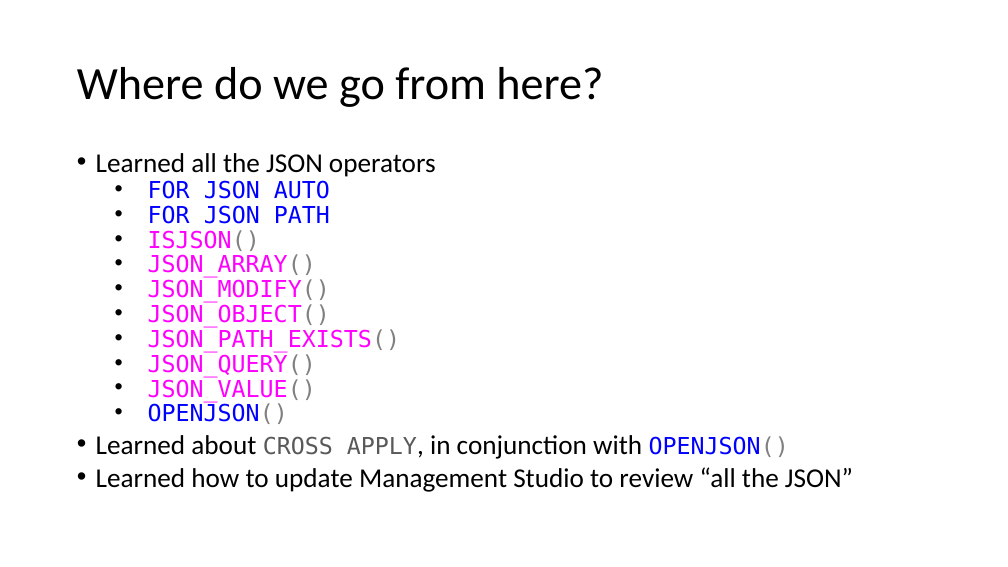
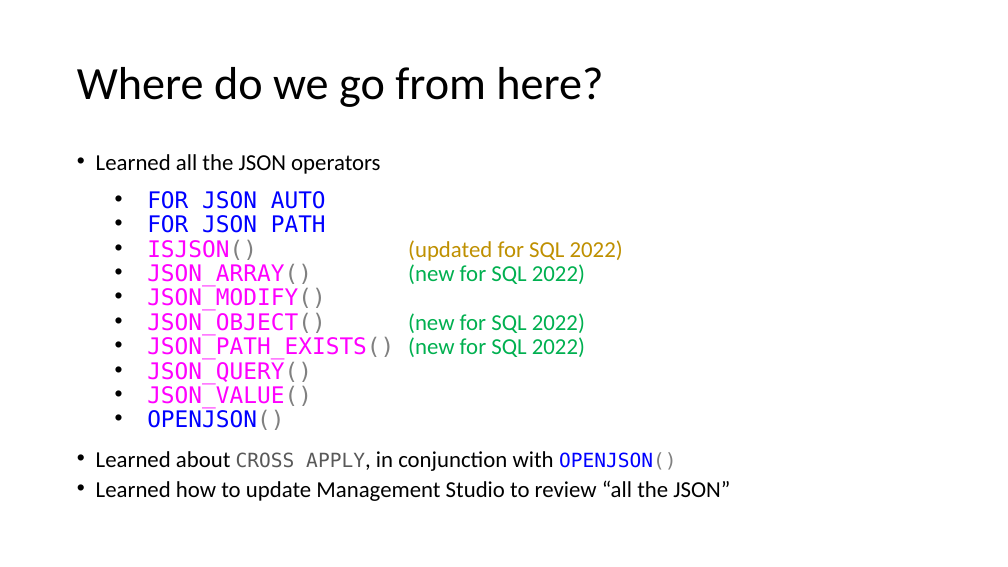
Before and after one commit to jbfoushee/MyPresentations, a slide deck: slide 70 of TSQL_JSON_Operators/TSQL_JSON_Operators.pptx. Drawn at 1008x567 pixels with LibreOffice and Linux fonts; fonts in the diff are those of the drawing. Boxes give left, top, right and bottom in pixels: in the first picture for what was removed or moved away, otherwise in the second. Text is boxed around its words. In the diff, an @@ line names an element or a change of style, - is before the commit and + after.

Commit message:
updates

```diff
--- a/TSQL_JSON_Operators/TSQL_JSON_Operators.pptx
+++ b/TSQL_JSON_Operators/TSQL_JSON_Operators.pptx
@@ text at (x1=96, y1=154, x2=730, y2=501): size 25.9 to 21.7 pt in "Learned all the JSON operators", "Learned about APPLY, in conjunction with", "Learned how to update Management Studio to ..."; size 22.2 to 21.7 pt in "FOR JSON AUTO", "FOR JSON PATH", "JSON_MODIFY()", "JSON_QUERY()" and 2 more places; size 22.2 to 18.6 pt in "CROSS APPLY, OPENJSON()" @@
@@ text at (x1=147, y1=240, x2=623, y2=287): text changed; size 22.2 to 21.7 pt; font DejaVu Sans Mono to Calibri; text colour #FF00FF to #BF9000 @@
-  • ISJSON()
-  • JSON_ARRAY()
+  • ISJSON() (updated for SQL 2022)
+  • JSON_ARRAY() (new for SQL 2022)
@@ text at (x1=147, y1=313, x2=585, y2=360): text changed; size 22.2 to 21.7 pt; text colour #FF00FF to #00B050 @@
-  • JSON_OBJECT()
-  • JSON_PATH_EXISTS()
+  • JSON_OBJECT() (new for SQL 2022)
+  • JSON_PATH_EXISTS() (new for SQL 2022)
```
Also in this commit, not shown: 10 other slides changed.
